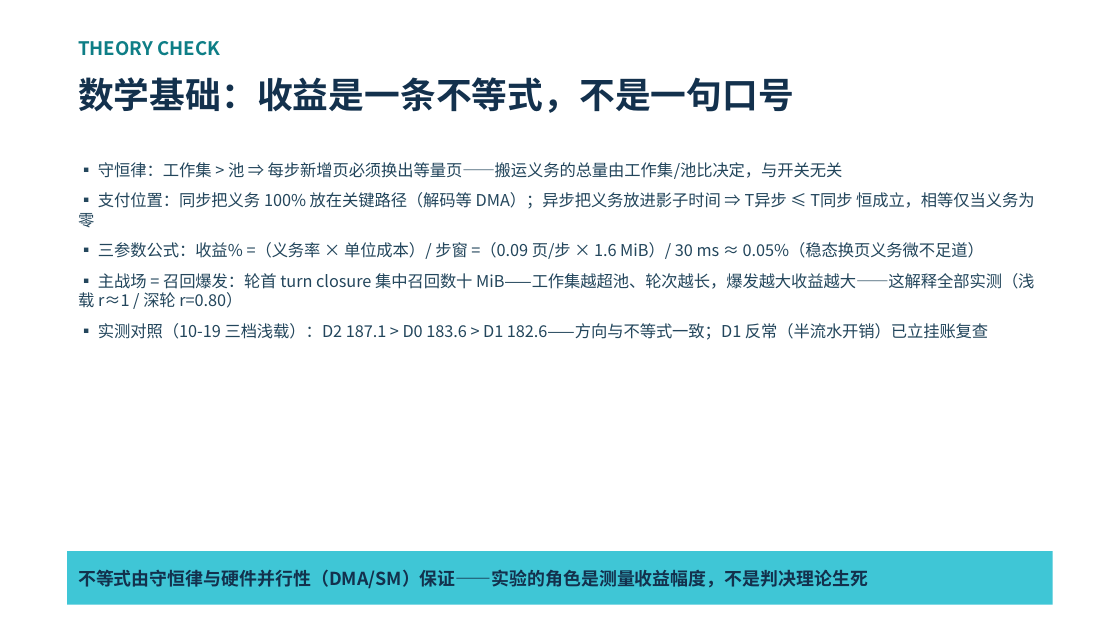
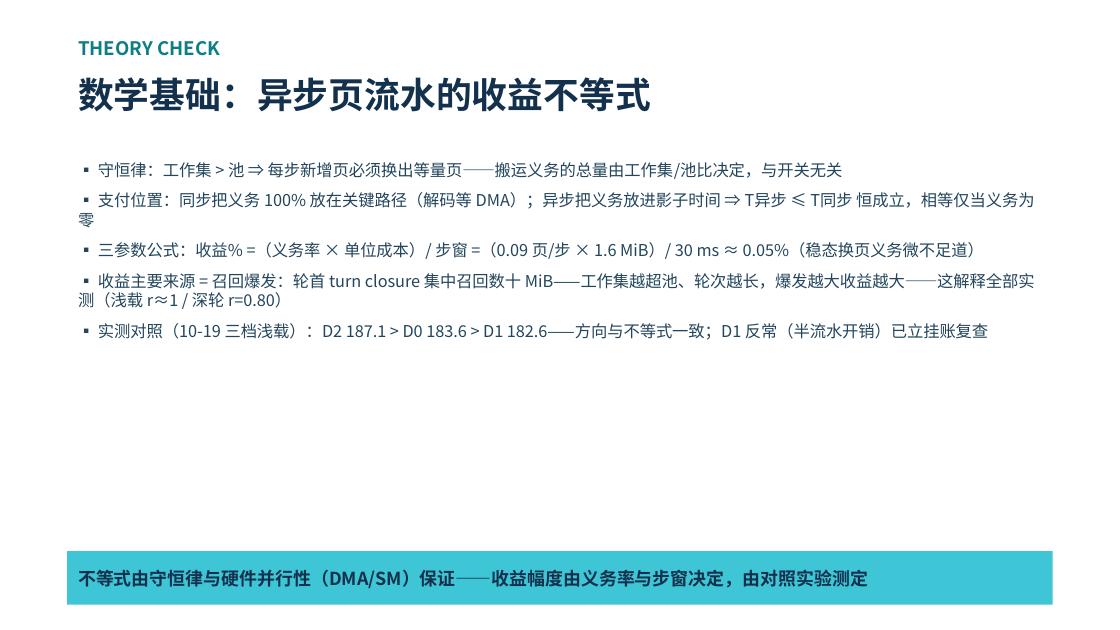
Before and after one commit to paicat1/Ninfer-KVMem-Async, a slide deck: slide 9 of docs/异步页流水-技术说明.pptx. Drawn at 1120x630 pixels with LibreOffice and Linux fonts; fonts in the diff are those of the drawing. Boxes give left, top, right and bottom in pixels: in the first picture for what was removed or moved away, otherwise in the second. Text is boxed around its words. In the diff, an @@ line names an element or a change of style, - is before the commit and + after.

```diff
--- a/docs/异步页流水-技术说明.pptx
+++ b/docs/异步页流水-技术说明.pptx
@@ text at (78, 77, 651, 112): text changed @@
-数学基础：收益是一条不等式，不是一句口号
+数学基础：异步页流水的收益不等式
@@ text at (78, 273, 1035, 308): text changed @@
-▪ 主战场 = 召回爆发：轮首 turn closure 集中召回数十 MiB——工作集越超池、轮次越长，爆发越大收益越大——这解释全部实测（浅载 r≈1 / 深轮 r=0.80）
+▪ 收益主要来源 = 召回爆发：轮首 turn closure 集中召回数十 MiB——工作集越超池、轮次越长，爆发越大收益越大——这解释全部实测（浅载 r≈1 / 深轮 r=0.80）
@@ text in rectangle at (78, 570, 868, 588): text changed @@
-不等式由守恒律与硬件并行性（DMA/SM）保证——实验的角色是测量收益幅度，不是判决理论生死
+不等式由守恒律与硬件并行性（DMA/SM）保证——收益幅度由义务率与步窗决定，由对照实验测定
```
Also in this commit, not shown: 4 other slides changed, 1 other file.
